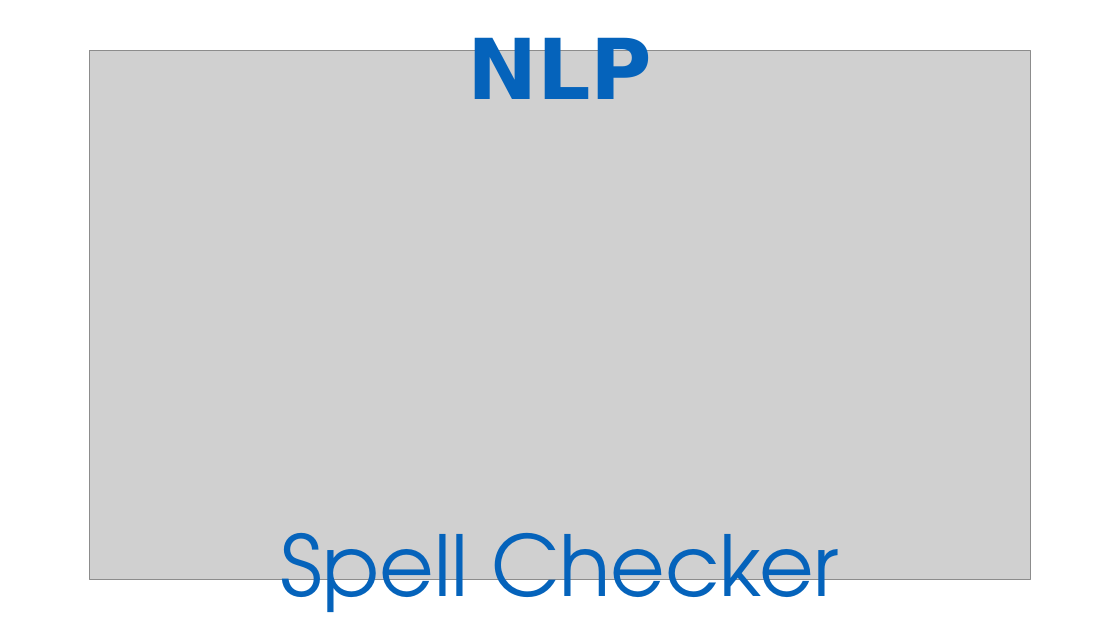
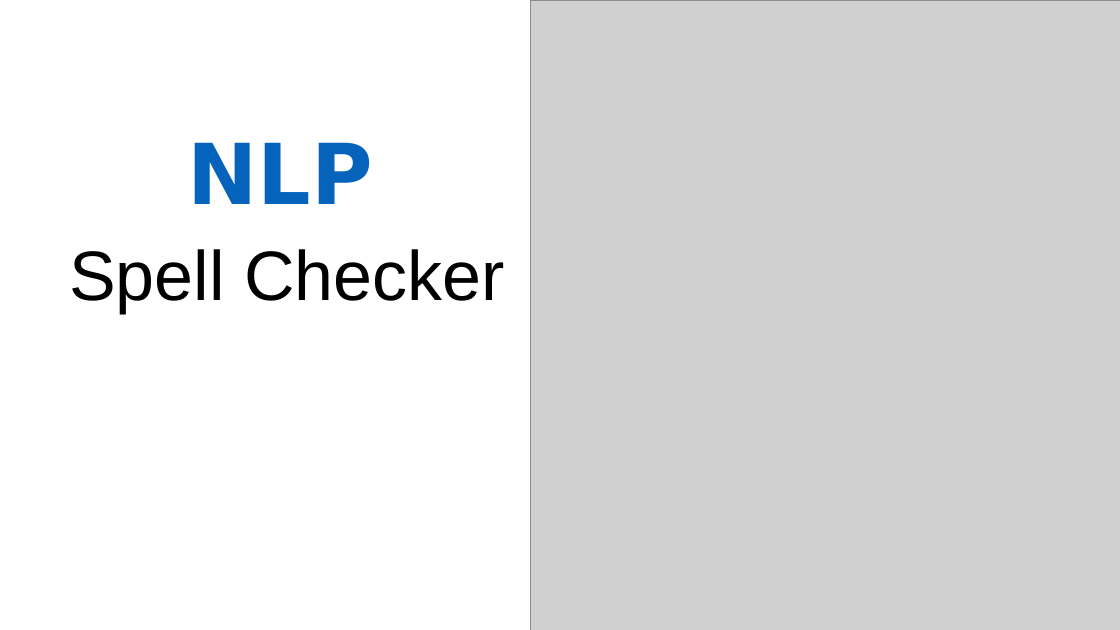
Before and after one commit to diassmatheus/en, a slide deck: slide 2 of assets/img/portfolio/cards-portifolio.pptx (slide 1 before the commit). Drawn at 1120x630 pixels with LibreOffice and Linux fonts; fonts in the diff are those of the drawing; grey boxes stand for pictures. Boxes give left, top, right and bottom in pixels: in the first picture for what was removed or moved away, otherwise in the second. Text is boxed around its words. In the diff, an @@ line names an element or a change of style, - is before the commit and + after.

```diff
--- a/assets/img/portfolio/cards-portifolio.pptx
+++ b/assets/img/portfolio/cards-portifolio.pptx
@@ picture: place and size @@
-picture at <box>90,50,1031,580</box>
+picture at <box>530,0,1120,630</box>
@@ text "NLP" rewrapped from <box>467,31,652,99</box> to <box>187,142,372,204</box> @@
@@ text "Spell Checker": place and size @@
-text "Spell Checker" at <box>281,533,839,630</box>
+text "Spell Checker" at <box>69,249,505,313</box>
@@ text "Spell Checker" at <box>69,249,505,313</box>: size 72 to 60 pt, font TeX Gyre Adventor to Arial, text colour #0563BB to #000000 @@
```
Also in this commit, not shown: 4 slides added, 2 slides removed, 6 other files.
